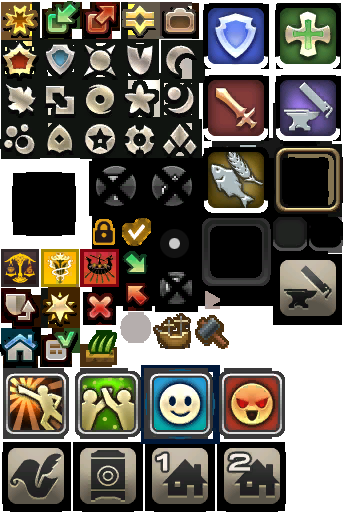
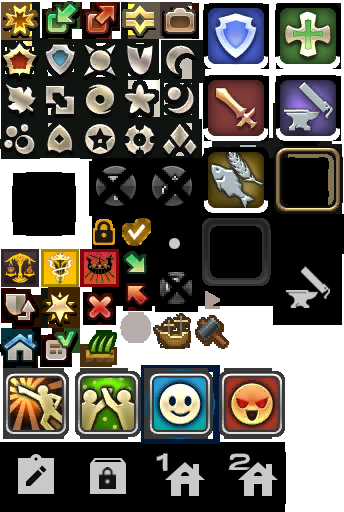
Layered file, before and after one edit (344 × 512). Changes by layer:
added group "1" (1st of 3) with 2 layers above "2" over [286, 266, 330, 308]
added layer "1" (2nd of 3, in "1") in group "1" over [286, 290, 318, 308]
added layer "1" (3rd of 3, in "1") in group "1" over [301, 266, 330, 299]
added group "2" (1st of 3) with 2 layers above "3" over [18, 454, 54, 494]
added layer "2" (2nd of 3, in "2") in group "2" over [18, 454, 54, 494]
added layer "2" (3rd of 3, in "2") in group "2" over [22, 462, 50, 490]
added group "3" (1st of 3) with 2 layers above "4" over [90, 458, 126, 494]
added layer "3" (2nd of 3, in "3") in group "3" over [99, 467, 116, 489]
added layer "3" (3rd of 3, in "3") in group "3" over [90, 458, 126, 494]
added group "4" (1st of 3) with 2 layers above "5" over [156, 453, 205, 496]
added layer "4" (2nd of 3, in "4") in group "4" over [156, 453, 168, 471]
added layer "4" (3rd of 3, in "4") in group "4" over [165, 462, 205, 496]
added group "5" (1st of 3) with 2 layers above "symbol" over [228, 453, 278, 496]
added layer "5" (2nd of 3, in "5") in group "5" over [238, 462, 278, 496]
added layer "5" (3rd of 3, in "5") in group "5" over [228, 453, 251, 470]
added layer "background" (1st of 2) above "background" over [0, 214, 344, 512]
